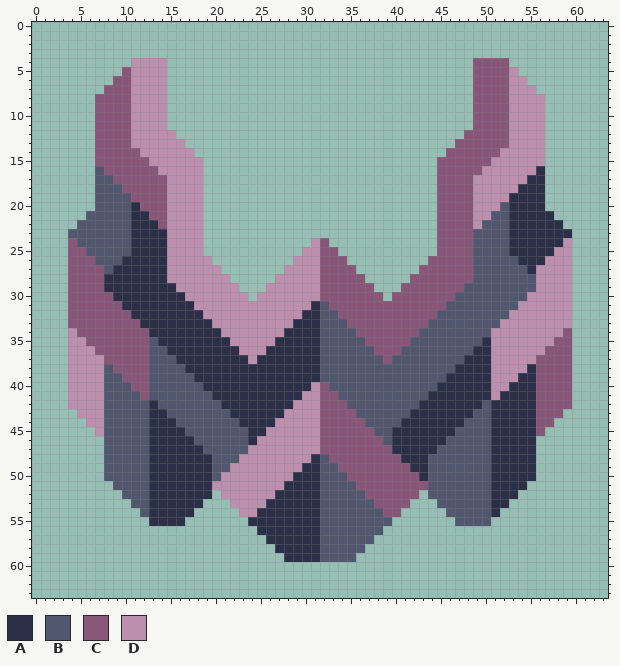
Pixel-art sprite: sprites/blocks/turrets/rend/rend.png. Above is the file before it was changed.
The file is 64x64 pixels.
Palette (. is transparent): A #2b3048  B #51576f  C #885678  D #bb8fad
Pixels before, first column x 4:
 4 .......DDDD..................................CCCC.......
 5 ......CDDDD..................................CCCCD......
 6 .....CCDDDD..................................CCCCDD.....
 7 ....CCCDDDD..................................CCCCDDD....
 8 ...CCCCDDDD..................................CCCCDDDD...
 9 ...CCCCDDDD..................................CCCCDDDD...
10 ...CCCCDDDD..................................CCCCDDDD...
11 ...CCCCDDDD..................................CCCCDDDD...
12 ...CCCCDDDDD................................CCCCCDDDD...
13 ...CCCCDDDDDD..............................CCCCCCDDDD...
14 ...CCCCCDDDDDD............................CCCCCCDDDDD...
15 ...CCCCCCDDDDDD..........................CCCCCCDDDDDD...
16 ...BCCCCCCDDDDD..........................CCCCCDDDDDDA...
17 ...BBCCCCCCDDDD..........................CCCCDDDDDDAA...
18 ...BBBCCCCCDDDD..........................CCCCDDDDDAAA...
19 ...BBBBCCCCDDDD..........................CCCCDDDDAAAA...
20 ...BBBBACCCDDDD..........................CCCCDDDBAAAA...
21 ..BBBBBAACCDDDD..........................CCCCDDBBAAAAA..
22 .BBBBBBAAACDDDD..........................CCCCDBBBAAAAAA.
23 BBBBBBBAAAADDDD..........................CCCCBBBBAAAAAAA
24 CBBBBBBAAAADDDD............DC............CCCCBBBBAAAAAAD
25 CCBBBBBAAAADDDD...........DDCC...........CCCCBBBBAAAAADD
26 CCCBBBAAAAADDDDD.........DDDCCC.........CCCCCBBBBBAAADDD
27 CCCCBAAAAAADDDDDD.......DDDDCCCC.......CCCCCCBBBBBBADDDD
28 CCCCAAAAAAADDDDDDD.....DDDDDCCCCC.....CCCCCCCBBBBBBBDDDD
29 CCCCAAAAAAAADDDDDDD...DDDDDDCCCCCC...CCCCCCCBBBBBBBBDDDD
30 CCCCCAAAAAAAADDDDDDD.DDDDDDDCCCCCCC.CCCCCCCBBBBBBBBDDDDD
31 CCCCCCAAAAAAAADDDDDDDDDDDDDABCCCCCCCCCCCCCBBBBBBBBDDDDDD
32 CCCCCCCAAAAAAAADDDDDDDDDDDAABBCCCCCCCCCCCBBBBBBBBDDDDDDD
33 CCCCCCCCAAAAAAAADDDDDDDDDAAABBBCCCCCCCCCBBBBBBBBDDDDDDDD
34 DCCCCCCCCAAAAAAAADDDDDDDAAAABBBBCCCCCCCBBBBBBBBDDDDDDDDC
35 DDCCCCCCCBAAAAAAAADDDDDAAAAABBBBBCCCCCBBBBBBBBADDDDDDDCC
36 DDDCCCCCCBBAAAAAAAADDDAAAAAABBBBBBCCCBBBBBBBBAADDDDDDCCC
37 DDDDCCCCCBBBAAAAAAAADAAAAAAABBBBBBBCBBBBBBBBAAADDDDDCCCC
38 DDDDBCCCCBBBBAAAAAAAAAAAAAAABBBBBBBBBBBBBBBAAAADDDDACCCC
39 DDDDBBCCCBBBBBAAAAAAAAAAAAAABBBBBBBBBBBBBBAAAAADDDAACCCC
40 DDDDBBBCCBBBBBBAAAAAAAAAAAADCBBBBBBBBBBBBAAAAAADDAAACCCC
41 DDDDBBBBCBBBBBBBAAAAAAAAAADDCCBBBBBBBBBBAAAAAAADAAAACCCC
42 DDDDBBBBBABBBBBBBAAAAAAAADDDCCCBBBBBBBBAAAAAAABAAAAACCCC
43 .DDDBBBBBAABBBBBBBAAAAAADDDDCCCCBBBBBBAAAAAAABBAAAAACCC.
44 ..DDBBBBBAAABBBBBBBAAAADDDDDCCCCCBBBBAAAAAAABBBAAAAACC..
45 ...DBBBBBAAAABBBBBBBAADDDDDDCCCCCCBBAAAAAAABBBBAAAAAC...
46 ....BBBBBAAAAABBBBBBADDDDDDDCCCCCCCBAAAAAABBBBBAAAAA....
47 ....BBBBBAAAAAABBBBBDDDDDDDDCCCCCCCCAAAAABBBBBBAAAAA....
48 ....BBBBBAAAAAAABBBDDDDDDDDABCCCCCCCCAAABBBBBBBAAAAA....
49 ....BBBBBAAAAAAABBDDDDDDDDAABBCCCCCCCCAABBBBBBBAAAAA....
50 ....BBBBBAAAAAAABDDDDDDDDAAABBBCCCCCCCCABBBBBBBAAAAA....
51 .....BBBBAAAAAAADDDDDDDDAAAABBBBCCCCCCCCBBBBBBBAAAA.....
52 ......BBBAAAAAAA.DDDDDDAAAAABBBBBCCCCCC.BBBBBBBAAA......
53 .......BBAAAAAA...DDDDAAAAAABBBBBBCCCC...BBBBBBAA.......
54 ........BAAAAA.....DDAAAAAAABBBBBBBCC.....BBBBBA........
55 .........AAAA.......AAAAAAAABBBBBBBB.......BBBB.........
56 .....................AAAAAAABBBBBBB.....................
57 ......................AAAAAABBBBBB......................
58 .......................AAAAABBBBB.......................
59 ........................AAAABBBB........................
The same view after the edit:
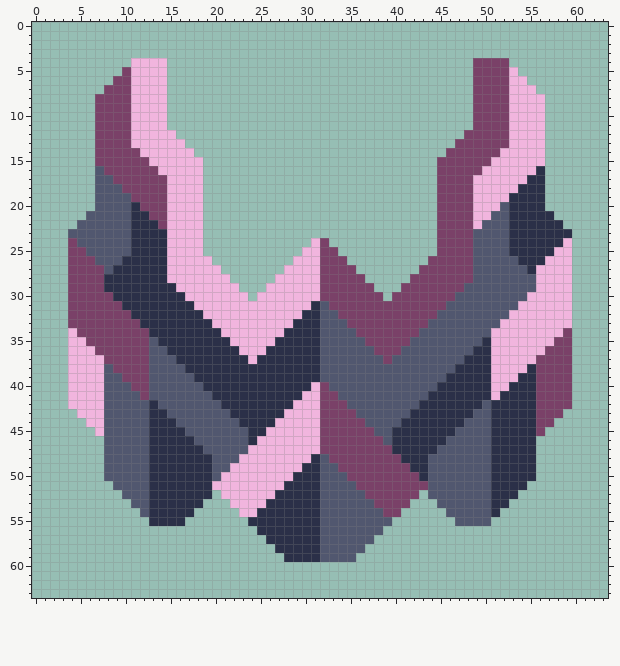
What changed:
colour C: #885678 -> #7a4168
colour D: #bb8fad -> #f1b5de
Boxes around the changes in both pictures, in picture pixels (x1, y1, x2, y2):
changed: (68, 58, 572, 517)
